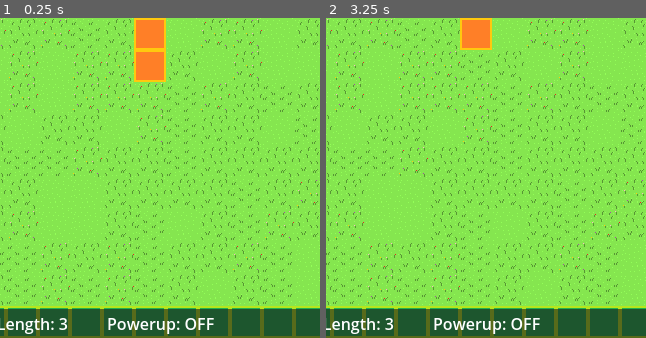
Above: before the commit, frames 1-2 (left to right).
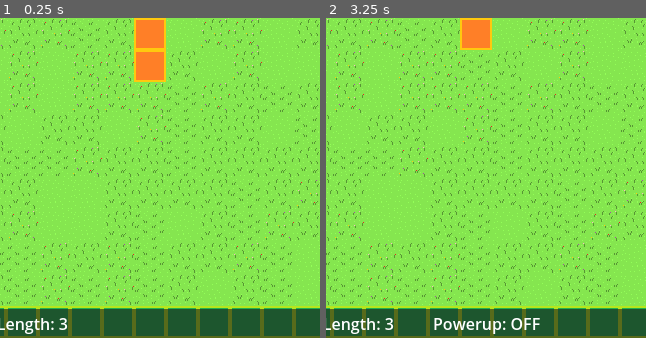
Above: after the commit, the same moments.

Repository: sethbabauta/snake-run
Game: Godot game, scene res://Scenes/snakeo.tscn
The game is run twice, just before and just after one commit, with the same random seed, the same clock (stepped at 60 frames per second) and the same inputs. This scene is started directly instead of the project's main scene.
Inputs:
- Up to frame 1 (0.25 s): no input
- Up to frame 2 (3.25 s): tap Enter at 0.5, 2 s; hold D (turn_right) 0.53-1.28 s; hold Shift (drop_item) 0.53-1.28 s; tap Space (use_item) at 1.25, 1.35, 2.75, 2.85 s; hold S (turn_down) 1.28-2.03 s; hold D (turn_right) 2.03-2.78 s; hold Shift (drop_item) 2.03-2.78 s; hold W (turn_up) from 2.78 s (still down)
The pictures show only the part of the screen within x 24-74%, y 50-100%; the shares and areas given below are measured in that part.

The runs differ from the first frame. In frame 1, 0.6% of the frame differs, in the area x 33-67%, y 93-99%; in frame 2, nothing differs.

Commit message:
decouple game ui more and move snakeo logic

Diff:
--- a/Scripts/components.gd
+++ b/Scripts/components.gd
@@ -410,6 +410,8 @@
 	func _get_eaten(event: Event) -> void:
 		var kill_self_event := Event.new("KillSelf")
 		Event.queue_after_effect(self.game_object, kill_self_event, event)
+		var eater: GameEngine.GameObject = event.parameters.get("eater")
+		EventBus.ate_item.emit(game_object.name, eater.name)
 
 	func _give_position(event: Event) -> void:
 		var asker: GameEngine.GameObject = event.parameters.get("asker")
--- a/Scripts/event_bus.gd
+++ b/Scripts/event_bus.gd
@@ -6,4 +6,4 @@
 signal powerup_1_activated
 signal level_changed
 signal player_fully_entered
-signal ate_item(item_name: String)
+signal ate_item(item_name: String, eater: String)
--- a/Scripts/game_ui.gd
+++ b/Scripts/game_ui.gd
@@ -14,6 +14,7 @@
 
 
 func _ready() -> void:
+	EventBus.game_started.connect(_on_game_started)
 	EventBus.game_paused.connect(_on_game_paused)
 	EventBus.settings_toggled.connect(_on_settings_toggled)
 	ScoreKeeper.score_changed.connect(_on_score_changed)
@@ -34,6 +35,11 @@
 	pause_dialog.visible = is_paused
 
 
+func _on_game_started(gamemode_name: String) -> void:
+	if gamemode_name == "Snakeo":
+		powerup_1_label.visible = true
+
+
 func _on_score_changed(new_score: int) -> void:
 	score_label.text = "Score: %d" % new_score
 
--- a/Scripts/snakeo.gd
+++ b/Scripts/snakeo.gd
@@ -19,8 +19,6 @@
 	ScoreKeeper.score_changed.connect(_on_score_changed)
 	EventBus.powerup_1_activated.connect(_on_powerup_1_activate)
 	EventBus.ate_item.connect(_on_ate_item)
-
-	game_ui.powerup_1_label.visible = true
 
 	temp_apple_flipper_spawner = (
 		ScoreCheckpointSpawner
@@ -49,27 +47,22 @@
 	get_tree().change_scene_to_packed(snakeo_death_screen)
 
 
-func _on_ate_item(item_name: String) -> void:
+func _on_ate_item(item_name: String, eater: String) -> void:
+	if eater != "PlayerSnakeHead":
+		return
+
 	if item_name == "Apple":
-		pass
+		main_node.spawn_and_place_object("SlightlyPoisonousApple")
 	if item_name == "AppleNoRespawn":
 		pass
 	if item_name == "SlightlyPoisonousApple":
 		pass
-	if item_name == "SlightlyPoisonousAppleNoRespawn":
+	if item_name == "TempAppleFlipper":
 		pass
 
 
-func _on_score_changed(score: int) -> void:
-	if score == 0:
-		return
-
-	temp_apple_flipper_spawner.check_score(score)
-
-	if not powerup_1_timer.is_stopped():
-		return
-	if score % DANGER_INTERVAL == 0:
-		self.main_node.spawn_and_place_object("SlightlyPoisonousApple")
+func _on_score_changed(new_score: int) -> void:
+	temp_apple_flipper_spawner.check_score(new_score)
 
 
 func _on_powerup_1_activate(flip_seconds: int) -> void:
